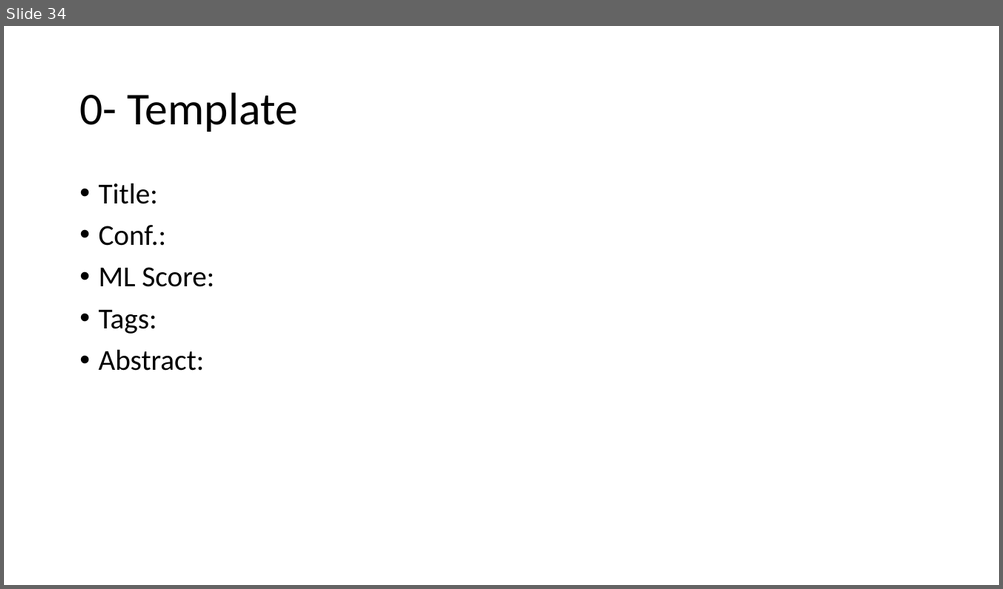
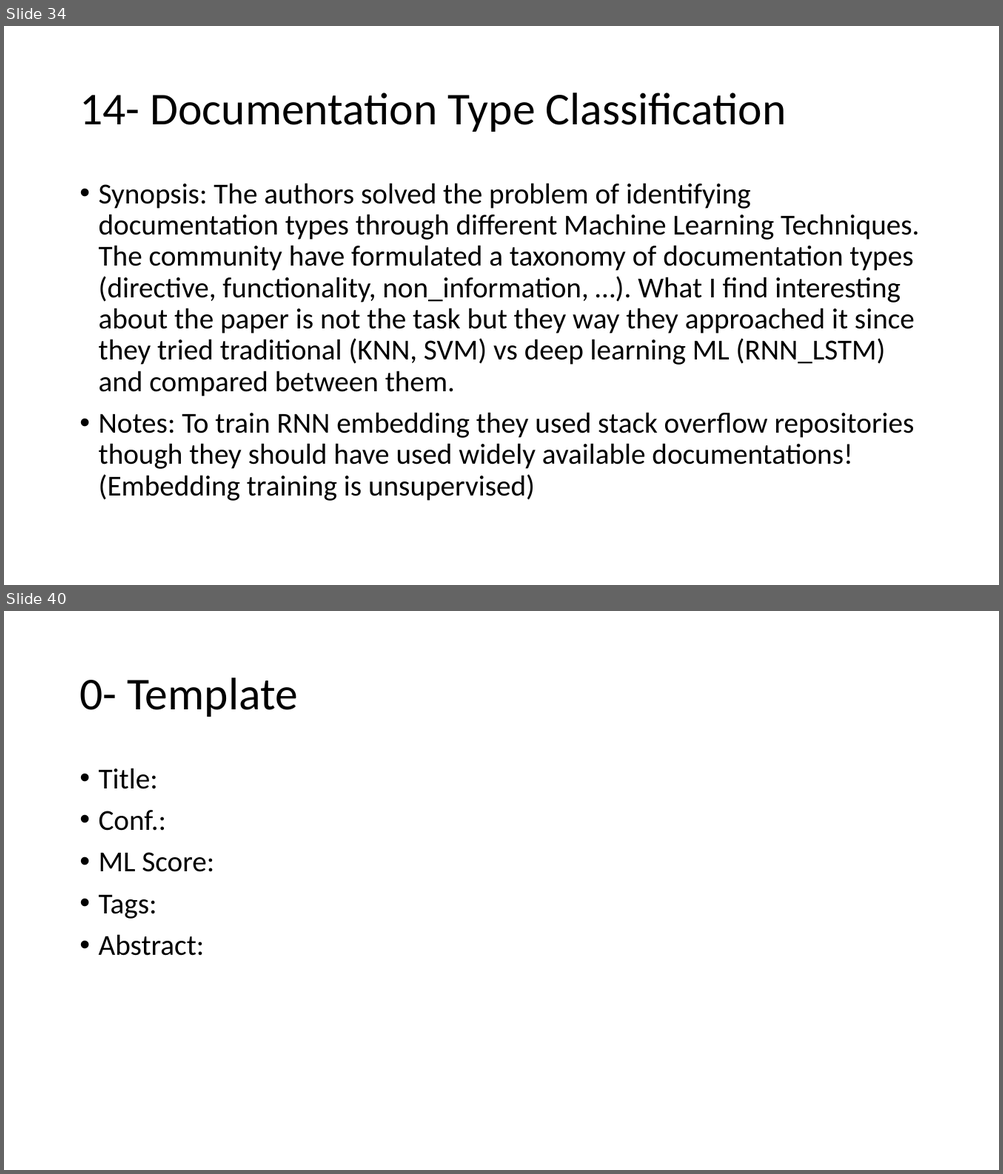
Before and after one commit to AhmadM-DL/SEML, a slide deck: SEML.pptx. Shown one above the other, each under a label of ours: slide 34 before the commit, slides 34 and 40 after it; the slides between them are not shown. The pictures are 1003x589 and 1003x1174 pixels, drawn with LibreOffice and Linux fonts; fonts in the diff are those of the drawing. Boxes give left, top, right and bottom in pixels: in the first picture for what was removed or moved away, otherwise in the second. Text is boxed around its words. In the diff, an @@ line names an element or a change of style, - is before the commit and + after.

```diff
--- a/SEML.pptx
+++ b/SEML.pptx
@@ slide 34 added at (x1=4, y1=26, x2=999, y2=585), background #FFFFFF @@
@@ title added at (x1=79, y1=93, x2=786, y2=132), 44 pt, text #000000 @@
+14- Documentation Type Classification
@@ text added at (x1=99, y1=183, x2=919, y2=501), 28 pt, text #000000 @@
+• Synopsis: The authors solved the problem of identifying documentation types through different Machine Learning Techniques. The community have formulated a taxonomy of documentation types (directive, functionality, non_information, …). What I find interesting about the paper is not the task but they way they approached it since they tried traditional (KNN, SVM) vs deep learning ML (RNN_LSTM) and compared between them.
+• Notes: To train RNN embedding they used stack overflow repositories though they should have used widely available documentations! (Embedding training is unsupervised)
@@ what was slide 34 is now slide 40 @@
```
Also in this commit, not shown: 1 slide changed, 5 other slides added.
